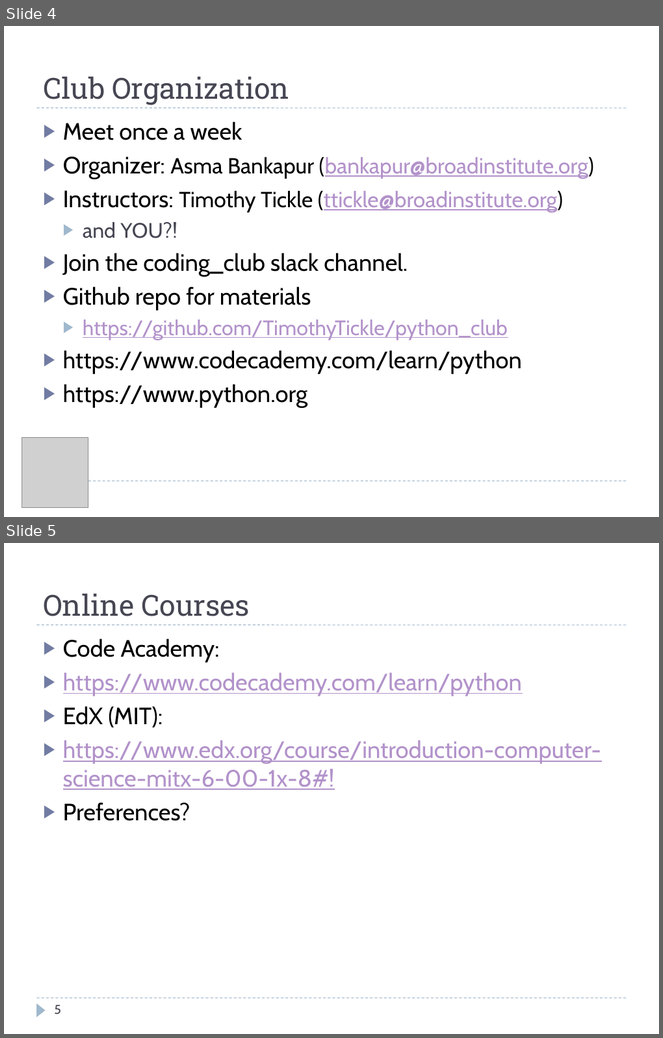
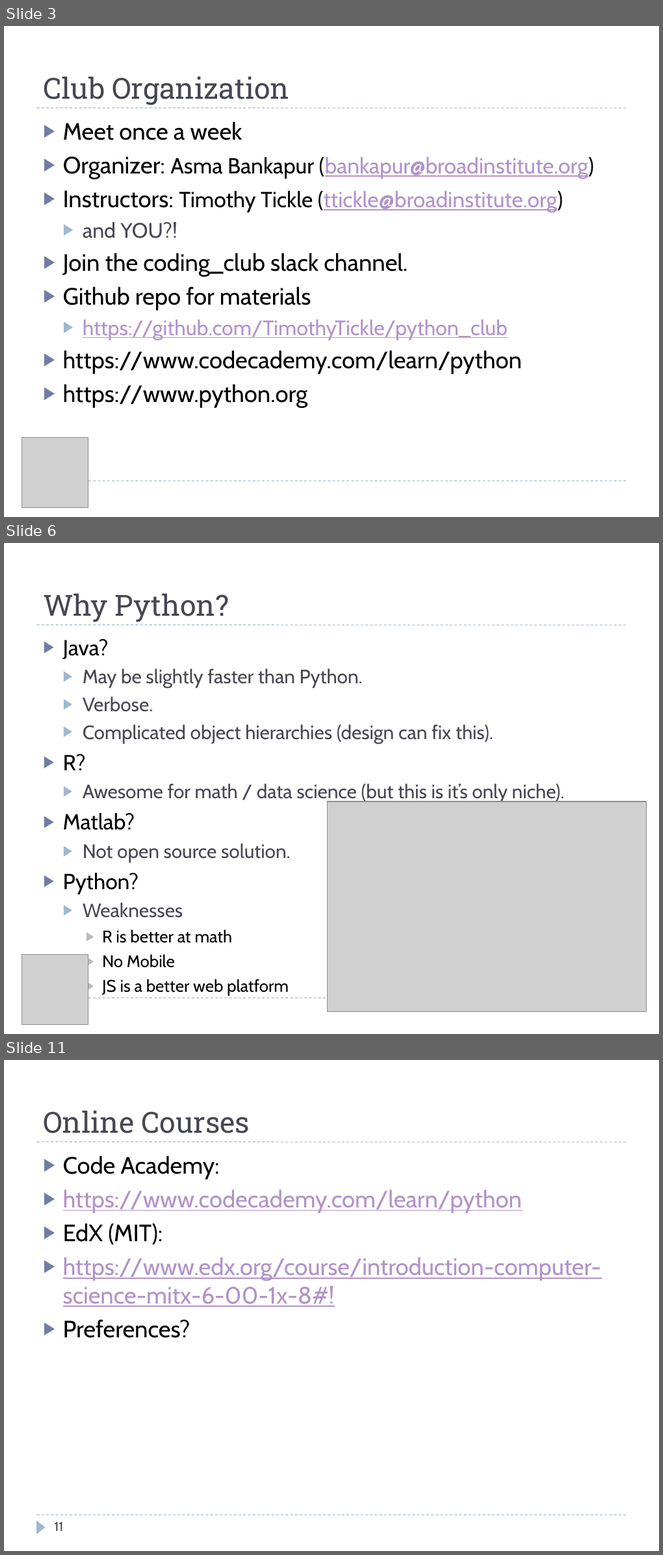
Before and after one commit to TimothyTickle/python_club, a slide deck: presentations/01_python_club_intro.pptx. Shown one above the other, each under a label of ours: slides 4 and 5 before the commit, slides 3, 6 and 11 after it; the slides between them are not shown. The pictures are 663x1038 and 663x1555 pixels, drawn with LibreOffice and Linux fonts; fonts in the diff are those of the drawing; grey boxes stand for pictures. Boxes give left, top, right and bottom in pixels: in the first picture for what was removed or moved away, otherwise in the second. Text is boxed around its words. In the diff, an @@ line names an element or a change of style, - is before the commit and + after.

```diff
--- a/presentations/01_python_club_intro.pptx
+++ b/presentations/01_python_club_intro.pptx
@@ slide 6 added at (4, 543, 659, 1034), background #FFFFFF; not listed: 2 template elements that a slide beside it also shows @@
@@ title added at (43, 594, 229, 622), 32 pt, text #464653 @@
+Why Python?
@@ text added at (63, 639, 565, 996), 21.3 pt, text #464653 @@
+▶ Java?
+  ▶ May be slightly faster than Python.
+  ▶ Verbose.
+  ▶ Complicated object hierarchies (design can fix this).
+▶ R?
+  ▶ Awesome for math / data science (but this is it’s only niche).
+▶ Matlab?
+  ▶ Not open source solution.
+▶ Python?
+  ▶ Weaknesses
+    ▶ R is better at math
+    ▶ No Mobile
+    ▶ JS is a better web platform
@@ picture added at (327, 802, 647, 1012) @@
@@ picture added at (22, 955, 88, 1025) @@
@@ what was slide 4 is now slide 3 @@
@@ what was slide 5 is now slide 11 @@
@@ page number at (54, 1522, 63, 1531): text changed @@
-5
+11
```
Also in this commit, not shown: 4 slides changed, 3 other slides added, 3 slides removed.
